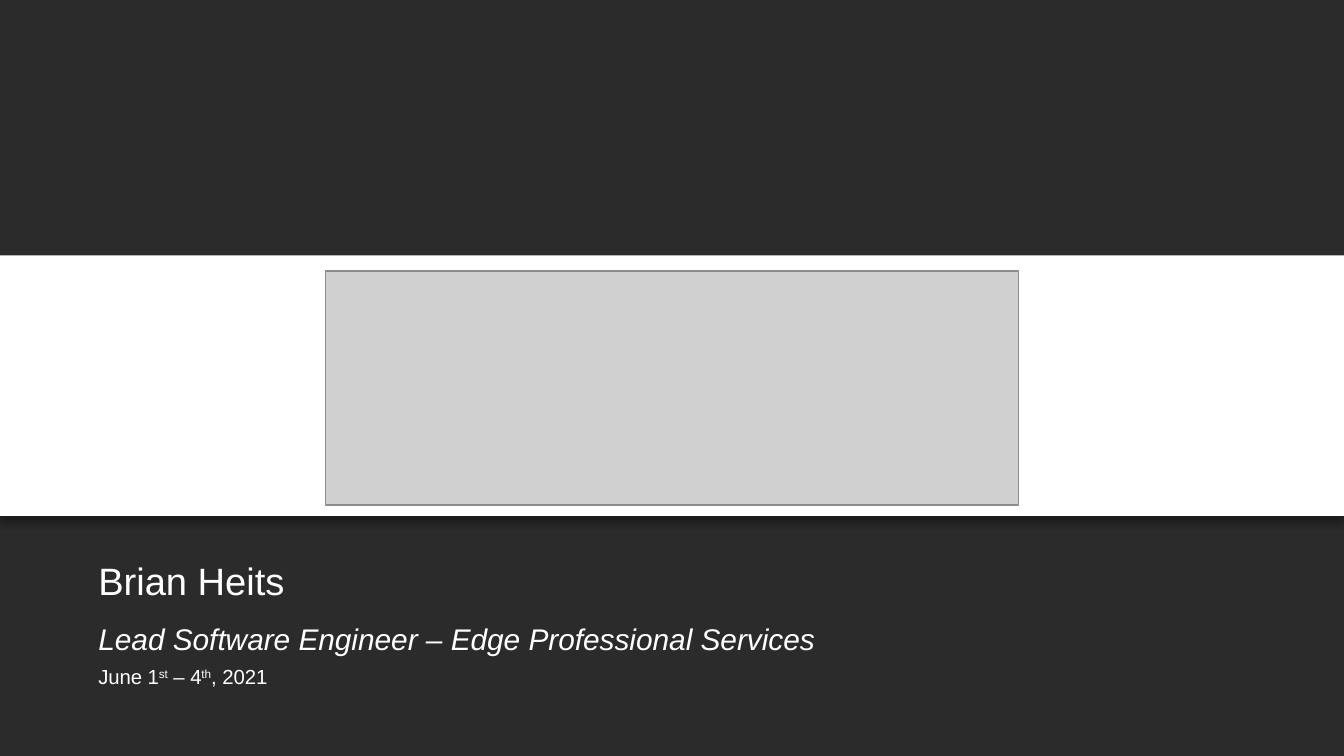
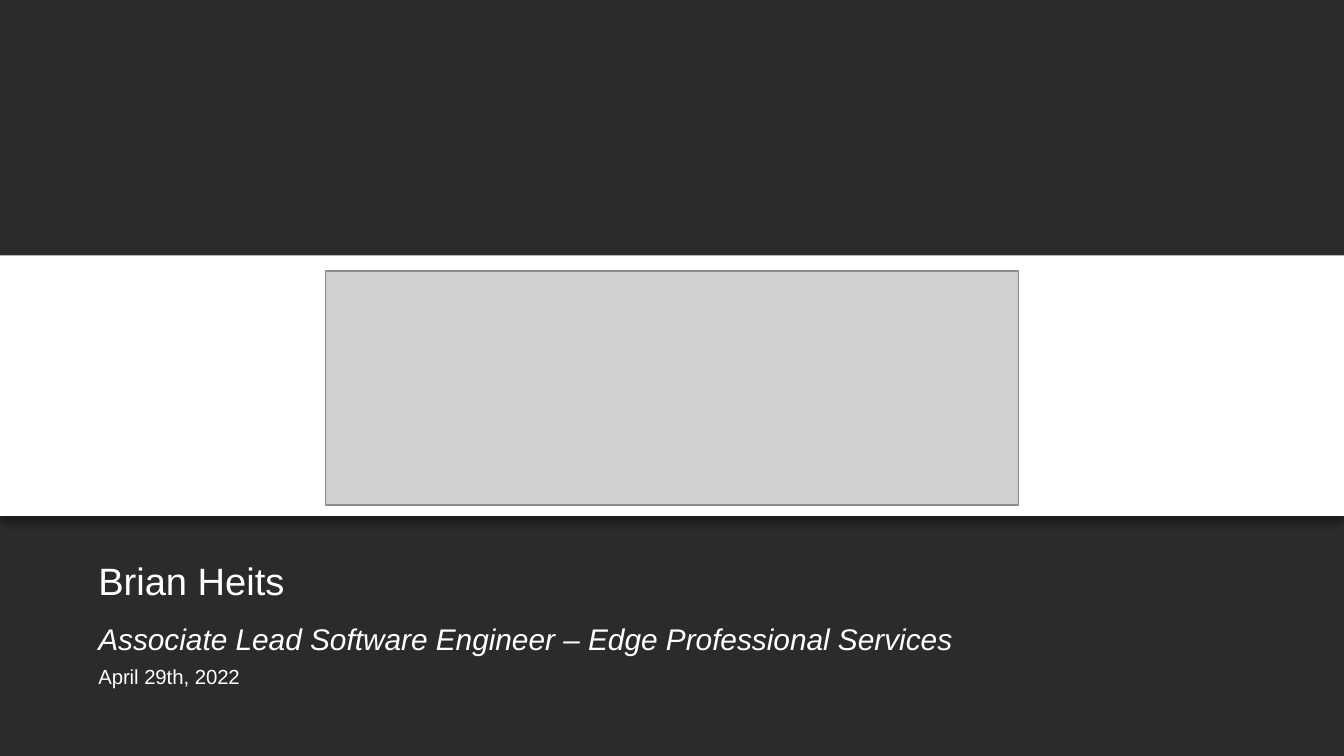
Before and after one commit to BH018364/SMART-on-FHIR-Training, a slide deck: slide 1 of smart-authorization-presentation.pptx. Drawn at 1344x756 pixels with LibreOffice and Linux fonts; fonts in the diff are those of the drawing; grey boxes stand for pictures; background and template pictures are left out; a plain dark background stands for a picture behind light text. Boxes give left, top, right and bottom in pixels: in the first picture for what was removed or moved away, otherwise in the second. Text is boxed around its words. In the diff, an @@ line names an element or a change of style, - is before the commit and + after.

Commit message:
April 2022 - CHOC_CA Training

```diff
--- a/smart-authorization-presentation.pptx
+++ b/smart-authorization-presentation.pptx
@@ text at box(98, 628, 952, 655): text changed @@
-Lead Software Engineer – Edge Professional Services
+Associate Lead Software Engineer – Edge Professional Services
@@ text at box(98, 669, 240, 689): text changed @@
-June 1st – 4th, 2021
+April 29th, 2022
```
Also in this commit, not shown: 1 slide added, 1 slide removed, 3 other files.
